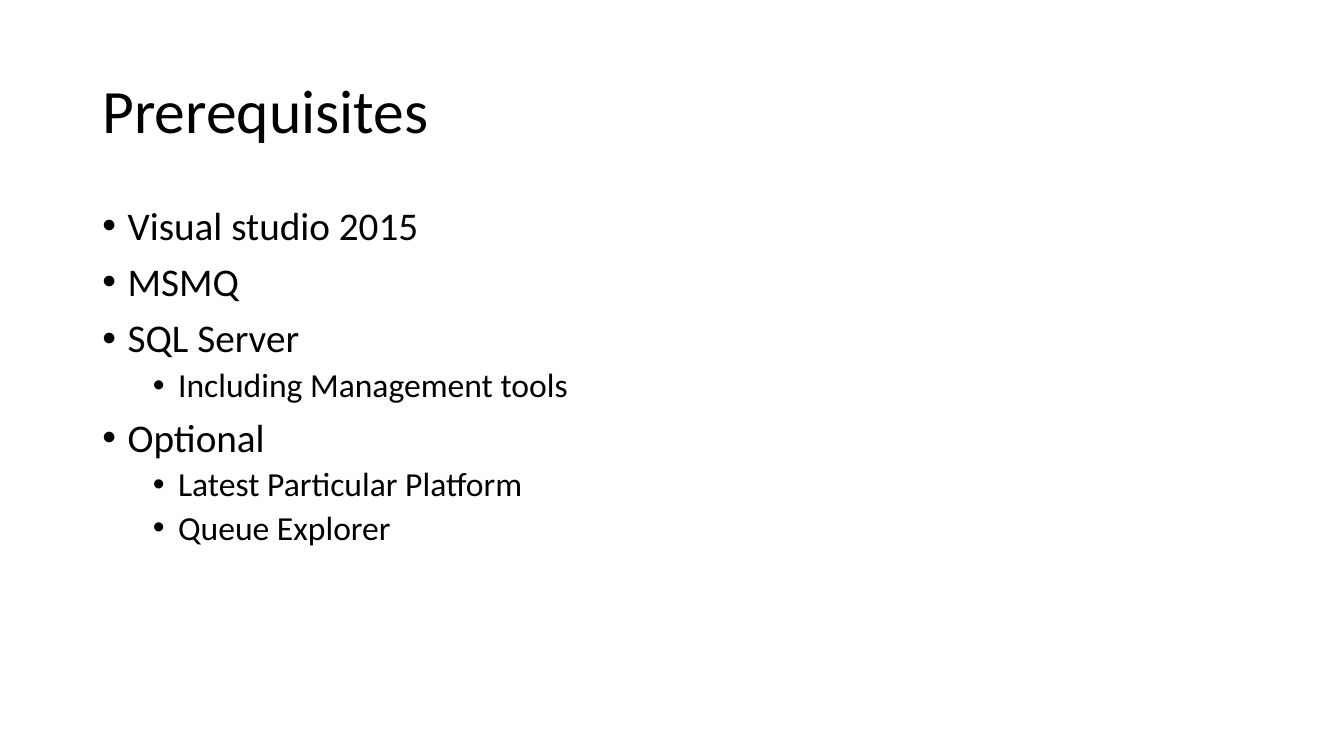
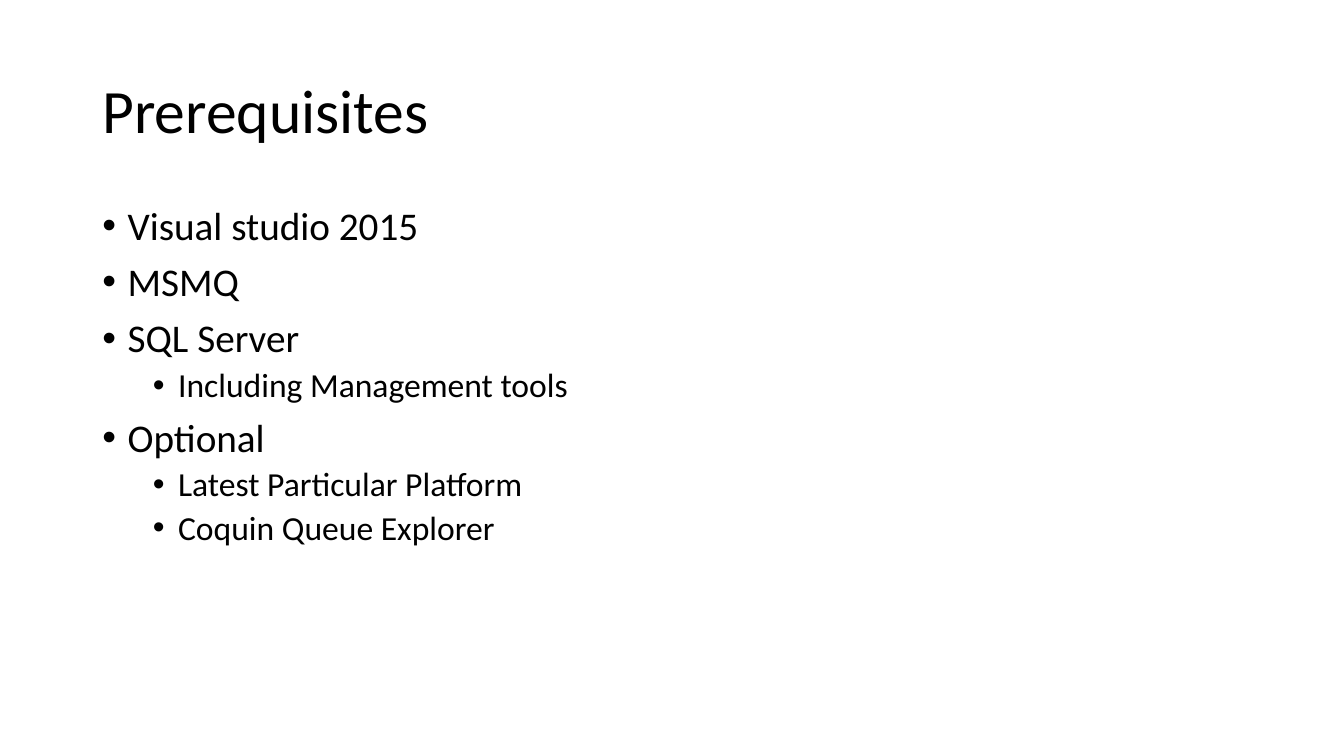
Before and after one commit to Particular/SagaMasterClass, a slide deck: slide 3 of SagaMasterClass.pptx. Drawn at 1344x756 pixels with LibreOffice and Linux fonts; fonts in the diff are those of the drawing. Boxes give left, top, right and bottom in pixels: in the first picture for what was removed or moved away, otherwise in the second. Text is boxed around its words. In the diff, an @@ line names an element or a change of style, - is before the commit and + after.

```diff
--- a/SagaMasterClass.pptx
+++ b/SagaMasterClass.pptx
@@ text at [178,516,495,546]: text changed @@
-  • Queue Explorer
+  • Coquin Queue Explorer
```
Also in this commit, not shown: 12 other slides changed, 5 slides added.
